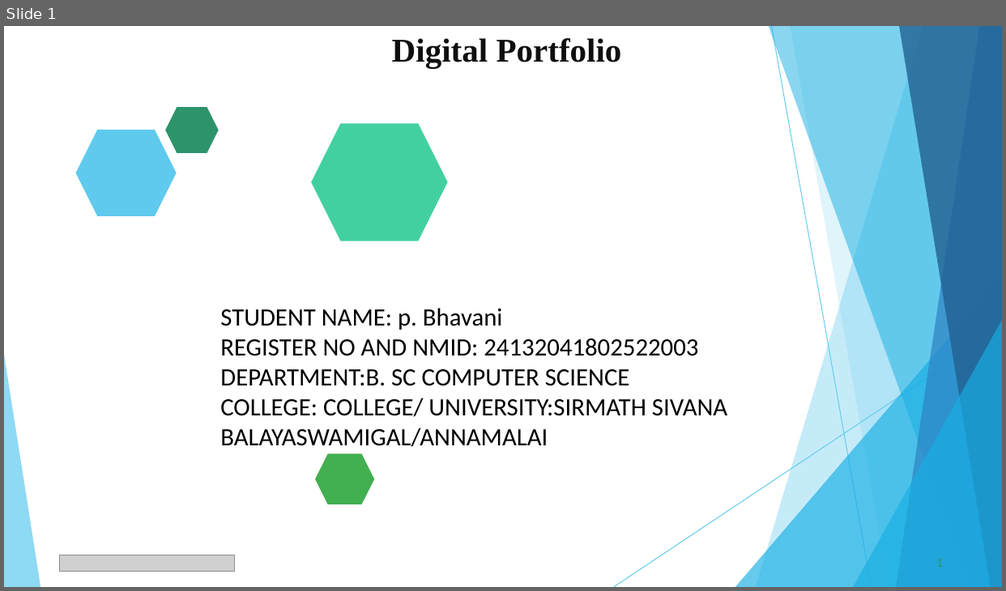
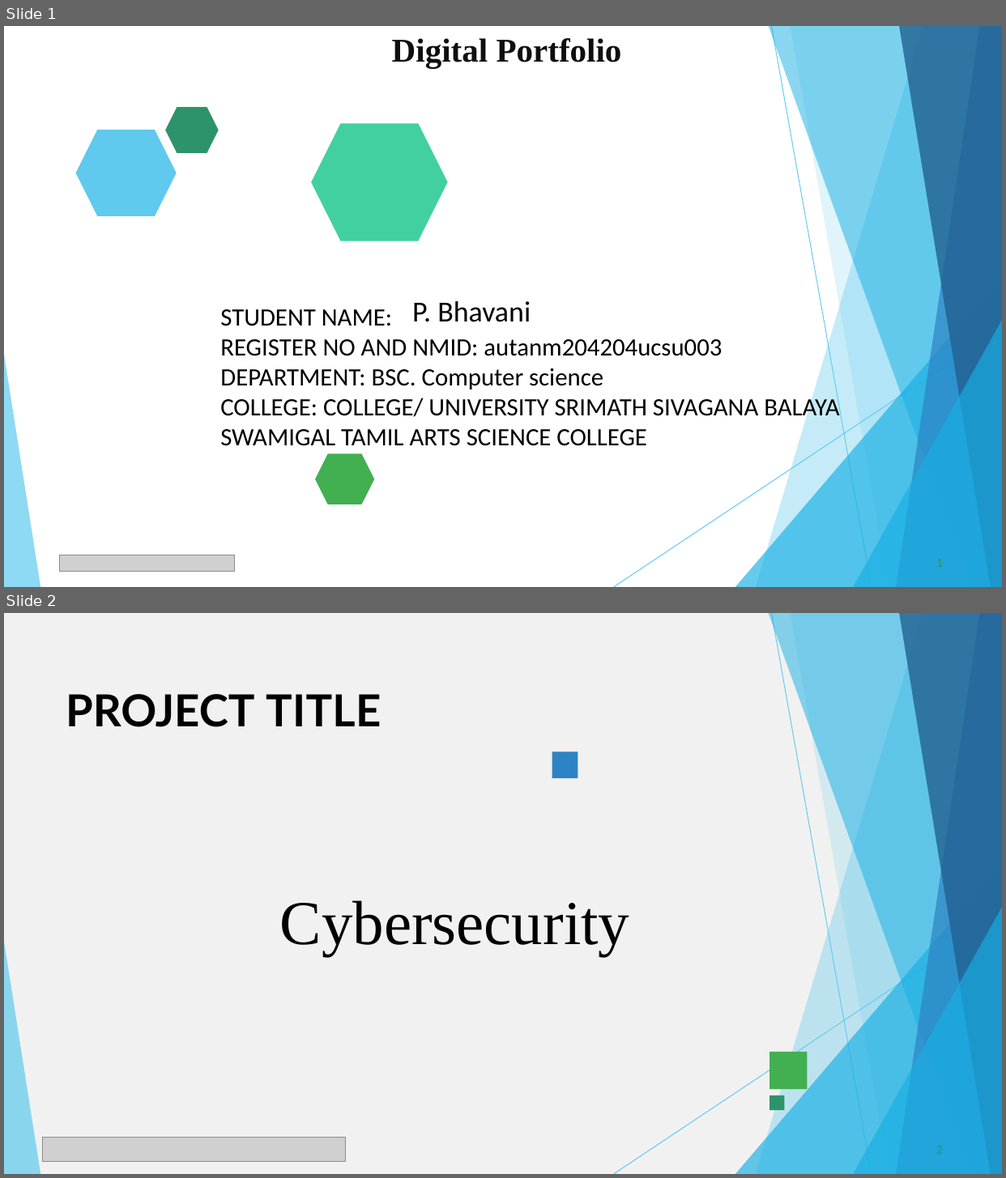
Before and after one commit to bhavani1612007-debug/Bhavani, a slide deck: PPT FWD TNSDC 2025 (2).pptx. Shown one above the other, each under a label of ours: slide 1 before the commit, slides 1 and 2 after it. The pictures are 1006x591 and 1006x1178 pixels, drawn with LibreOffice and Linux fonts; fonts in the diff are those of the drawing; grey boxes stand for pictures. Boxes give left, top, right and bottom in pixels: in the first picture for what was removed or moved away, otherwise in the second. Text is boxed around its words. In the diff, an @@ line names an element or a change of style, - is before the commit and + after.

```diff
--- a/PPT FWD TNSDC 2025 (2).pptx
+++ b/PPT FWD TNSDC 2025 (2).pptx
@@ slide 2 added at bbox=[4, 613, 1002, 1174], background #FFFFFF @@
@@ freeform shape added at bbox=[4, 613, 1002, 1174], fill #F1F1F1, 60 pt, text #000000 @@
+Cybersecurity
@@ title added at bbox=[66, 694, 381, 727], 42.5 pt, text #000000, bold @@
+PROJECT TITLE
@@ freeform shape added at bbox=[552, 752, 577, 777], fill #2D83C3 @@
@@ group added at bbox=[614, 613, 1002, 1174]: 9 freeform shapes @@
@@ freeform shape added at bbox=[4, 942, 40, 1174], fill #5FCAEE at 70% opacity @@
@@ freeform shape added at bbox=[769, 1052, 808, 1089], fill #42AF51 @@
@@ freeform shape added at bbox=[769, 1096, 785, 1111], fill #2D936B @@
@@ picture added at bbox=[42, 1138, 345, 1161] @@
@@ page number added at bbox=[936, 1146, 943, 1154], 11 pt, text #2D936B @@
+2
@@ slide 1 changed as well @@
@@ text at bbox=[220, 310, 839, 446]: text changed @@
-STUDENT NAME: p. Bhavani
-REGISTER NO AND NMID: 24132041802522003
-DEPARTMENT:B. SC COMPUTER SCIENCE
-COLLEGE: COLLEGE/ UNIVERSITY:SIRMATH SIVANA BALAYASWAMIGAL/ANNAMALAI
+STUDENT NAME:
+REGISTER NO AND NMID: autanm204204ucsu003
+DEPARTMENT: BSC. Computer science
+COLLEGE: COLLEGE/ UNIVERSITY SRIMATH SIVAGANA BALAYA SWAMIGAL TAMIL ARTS SCIENCE COLLEGE
@@ text added at bbox=[412, 301, 530, 322], 28 pt, text #000000 @@
+P. Bhavani
```
Also in this commit, not shown: 2 other slides changed, 7 other slides added, 7 slides removed.
